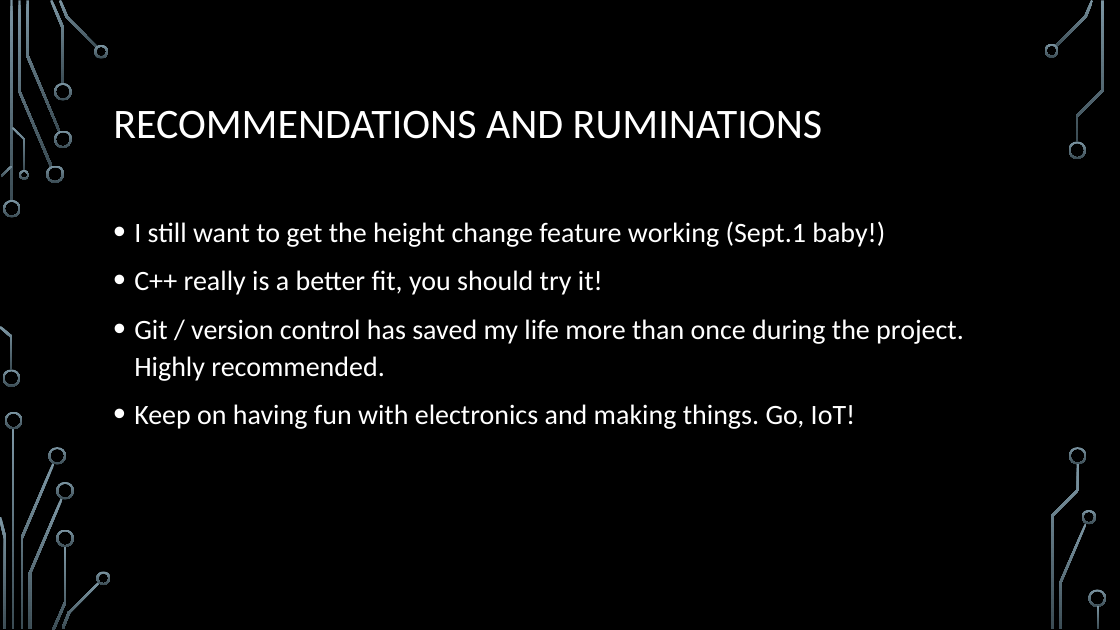
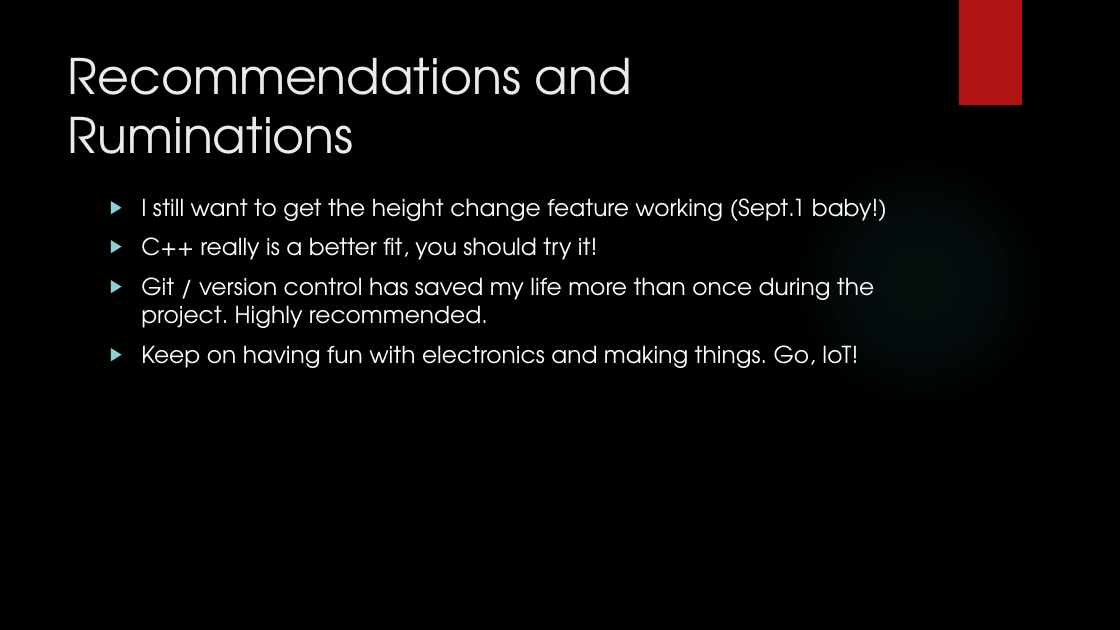
Before and after one commit to EmbeddedSystemClass/FinalProject5381, a slide deck: slide 41 of Final Project 5381.pptx (slide 40 before the commit). Drawn at 1120x630 pixels with LibreOffice and Linux fonts; fonts in the diff are those of the drawing; background and template pictures are left out. Boxes give left, top, right and bottom in pixels: in the first picture for what was removed or moved away, otherwise in the second. Text is boxed around its words. In the diff, an @@ line names an element or a change of style, - is before the commit and + after.

```diff
--- a/Final Project 5381.pptx
+++ b/Final Project 5381.pptx
@@ rectangle added at <box>959,0,1022,105</box>, fill #B01513 @@
@@ title "Recommendations and Ruminations" at <box>68,57,632,154</box>: vertical alignment middle to top @@
@@ title at <box>68,57,632,154</box>: text changed; size 36 to 42 pt; font Calibri to TeX Gyre Adventor; text colour #FFFFFF to #EBEBEB @@
-RECOMMENDATIONS AND RUMINATIONS
+Recommendations and Ruminations
@@ ellipse added at <box>791,154,1049,413</box>, fill gradient #50B9C1 @@
@@ text "I still want to get ...": place and size @@
-text "I still want to get ..." at <box>134,221,964,429</box>
+text "I still want to get ..." at <box>141,198,887,368</box>
@@ text "I still want to get ..." at <box>141,198,887,368</box>: size 24 to 20 pt, font Calibri to TeX Gyre Adventor; bullet • to ▶; line spacing 1.1 to 1 @@
@@ group removed at <box>0,0,1107,630</box>: 33 freeform shapes, 3 rectangles @@
```
Also in this commit, not shown: 43 other slides changed, 1 slide added.
